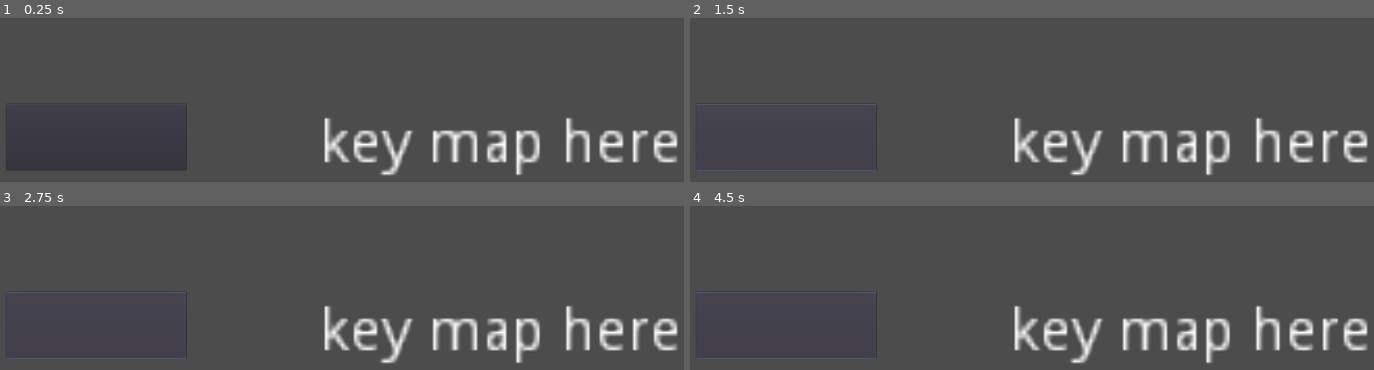
Above: before the commit, frames 1-4 (two rows, left to right).
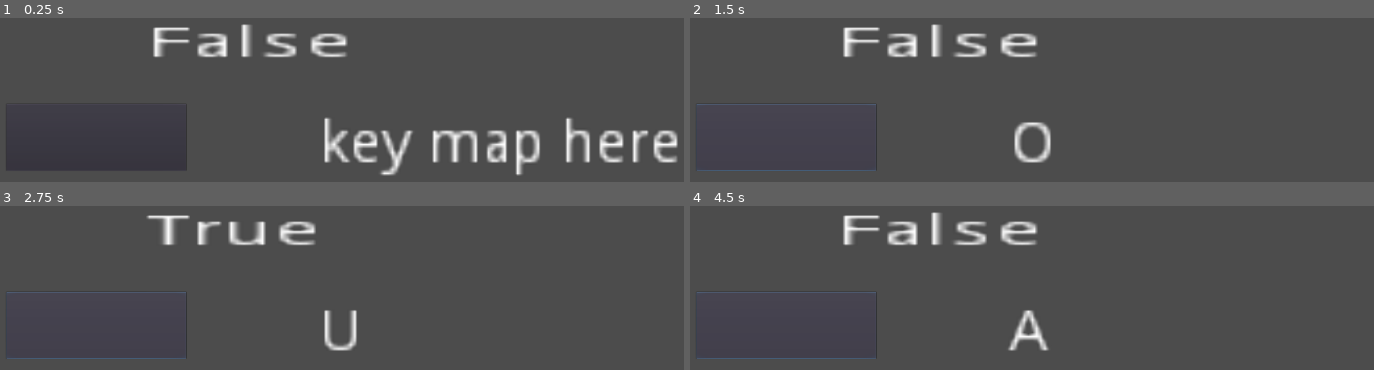
Above: after the commit, the same moments.

Repository: BeatMil/cat_vs_dog
Game: Godot game, scene res://scene/testkey.tscn
Two runs of this game, one before a commit and one after it. Both use one fixed random seed, a clock stepped at 60 frames per second and the inputs below. This scene is started directly instead of the project's main scene.
Inputs (mouse positions are in pixels of both pictures, inside the frame that each line leads up to):
- Up to frame 1 (0.25 s): no input
- Up to frame 2 (1.5 s): click (785, 137) at 0.5 s; tap Enter at 1.25 s; hold O (p1_up) from 1.28 s (still down); tap E (p1_attack) at 1.35 s
- Up to frame 3 (2.75 s): tap Space at 2 s; release O (p1_up) at 2.03 s; hold U (p1_down) from 2.03 s (still down); tap Enter (beat, bound only after the commit) at 2.1 s
- Up to frame 4 (4.5 s): tap Enter (beat, bound only after the commit) at 2.75, 3.05, 3.8, 4.25 s; release U (p1_down) at 2.78 s; hold O (p1_up) 2.78-4.28 s; tap E (p1_attack) at 2.85 s; tap Space at 3.5 s; tap T (p2_attack) at 3.6 s; hold A from 4.28 s (still down); hold H (p2_down) from 4.28 s (still down)

The runs differ from the first frame. In frame 1, 2.3% of the frame differs, in the area x 22-51%, y 3-24%; in frame 2, 7.8%; in frame 3, 7.2%; in frame 4, 8.0%, in the area x 22-100%, y 3-97%.

Commit message:
update testkey

Diff:
--- a/scene/testkey.tscn
+++ b/scene/testkey.tscn
@@ -24,4 +24,15 @@
 __meta__ = {
 "_edit_use_anchors_": false
 }
+
+[node name="Label2" type="Label" parent="."]
+margin_left = 608.0
+margin_top = 192.0
+margin_right = 648.0
+margin_bottom = 206.0
+rect_scale = Vector2( 15.1, 7.3 )
+text = "key"
+__meta__ = {
+"_edit_use_anchors_": false
+}
 [connection signal="button_down" from="Button" to="." method="_on_Button_button_down"]
--- a/script/testkey.gd
+++ b/script/testkey.gd
@@ -8,16 +8,22 @@
 func _ready():
 	pass # Replace with function body.
 
+
+
+func _process(delta):
+	$Label2.text = String(helper_A)
+	if Input.is_action_just_pressed("beat"):
+		print("beat_yay")
+
+
 func _input(event):
 	if helper_A:
-		if event.is_pressed() is InputEventKey:
-			$"Label".text = event.as_text()
-		helper_A = false
+		if event is InputEventKey:
+			if event.is_pressed():
+				$Label.text = event.as_text()
+				InputMap.action_add_event("beat",event)
+				helper_A = false
 
-# Called every frame. 'delta' is the elapsed time since the previous frame.
-#func _process(delta):
-#	pass
 
 func _on_Button_button_down():
-	print("beat")
 	helper_A = true
